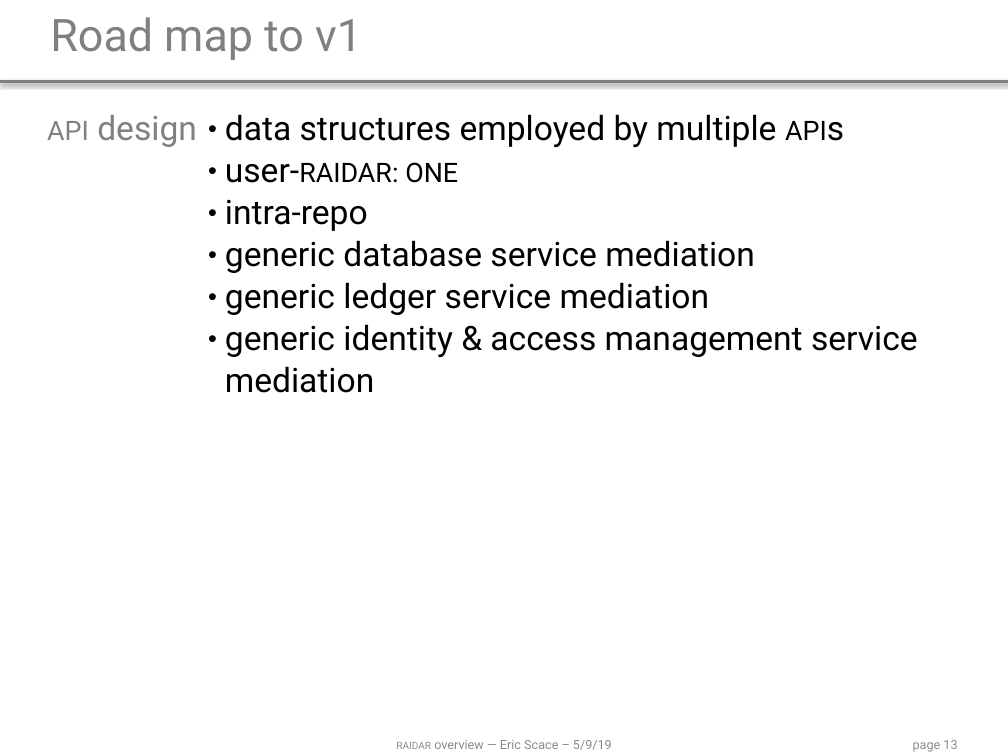
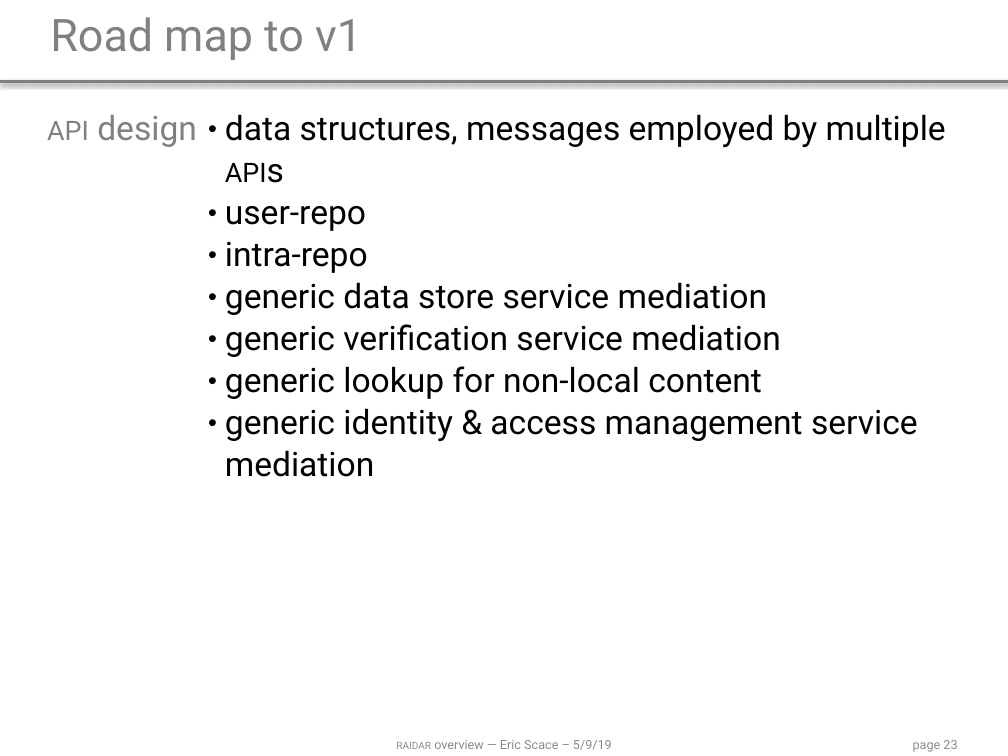
Before and after one commit to ldnovak/RAIDAR, a slide deck: slide 23 of docs/2019 05 10 presentation/2019 05 10 overview.pptx (slide 13 before the commit). Drawn at 1008x756 pixels with LibreOffice and Linux fonts; fonts in the diff are those of the drawing. Boxes give left, top, right and bottom in pixels: in the first picture for what was removed or moved away, otherwise in the second. Text is boxed around its words. In the diff, an @@ line names an element or a change of style, - is before the commit and + after.

```diff
--- a/docs/2019 05 10 presentation/2019 05 10 overview.pptx
+++ b/docs/2019 05 10 presentation/2019 05 10 overview.pptx
@@ table at box(0, 101, 1008, 508) @@
-row 1, column 2: data structures employed by multiple apis / user-raidar: one / intra-repo / generic database service mediation / generic ledger service mediation / generic identity & access management service mediation
+row 1, column 2: data structures, messages employed by multiple apis / user-repo / intra-repo / generic data store service mediation / generic verification service mediation / generic lookup for non-local content / generic identity & access management service mediation
@@ page number at box(913, 740, 957, 752): text changed @@
-page 13
+page 23
```
Also in this commit, not shown: 11 slides added, 1 slide removed.
